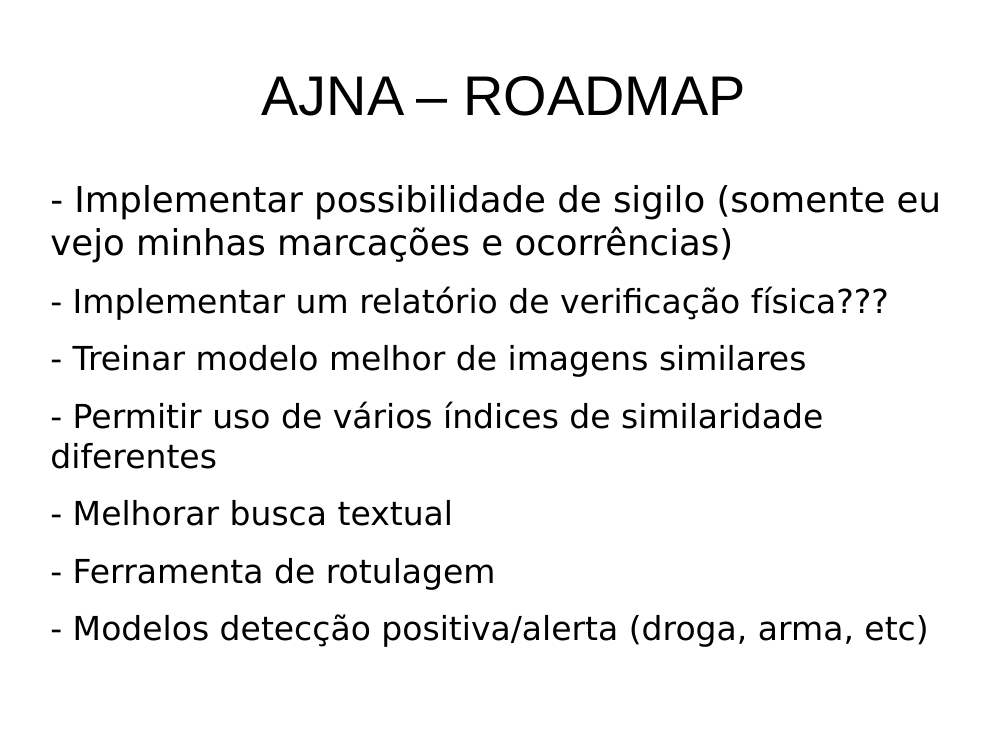
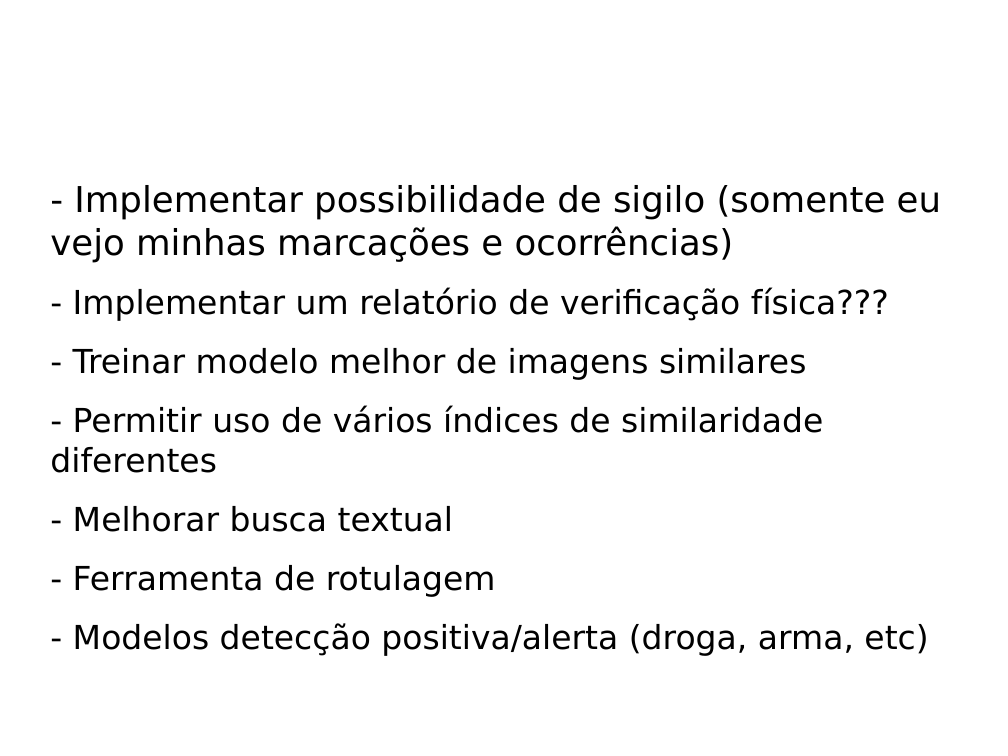
Before and after one commit to IvanBrasilico/ajna_docs, a slide deck: slide 18 of notebooks/Apresentacao201904(Gerencial).odp (slide 19 before the commit). Drawn at 1008x756 pixels with LibreOffice and Linux fonts; fonts in the diff are those of the drawing; background and template pictures are left out. Boxes give left, top, right and bottom in pixels: in the first picture for what was removed or moved away, otherwise in the second. Text is boxed around its words. In the diff, an @@ line names an element or a change of style, - is before the commit and + after.

```diff
--- a/notebooks/Apresentacao201904(Gerencial).odp
+++ b/notebooks/Apresentacao201904(Gerencial).odp
@@ title "AJNA – ROADMAP" at <box>50,28,753,153</box>: size 44 to 44.8 pt, text colour #000000 to #FFFFFF; alignment centre to left @@
@@ text "- Implementar possibilidade de sigilo ..." at <box>50,185,941,656</box>: more space between paragraphs @@
```
Also in this commit, not shown: 18 other slides changed, 1 slide removed.
